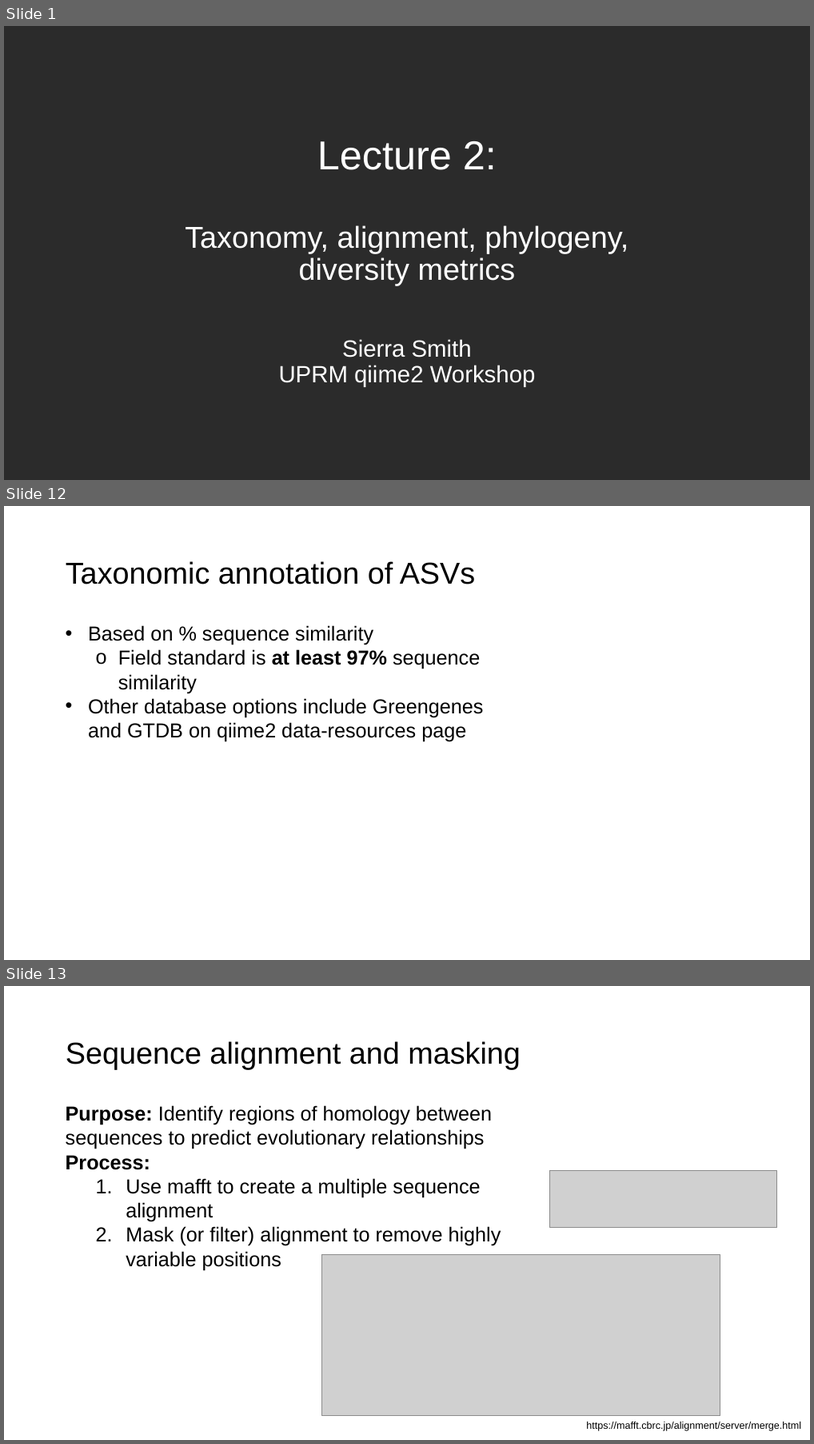
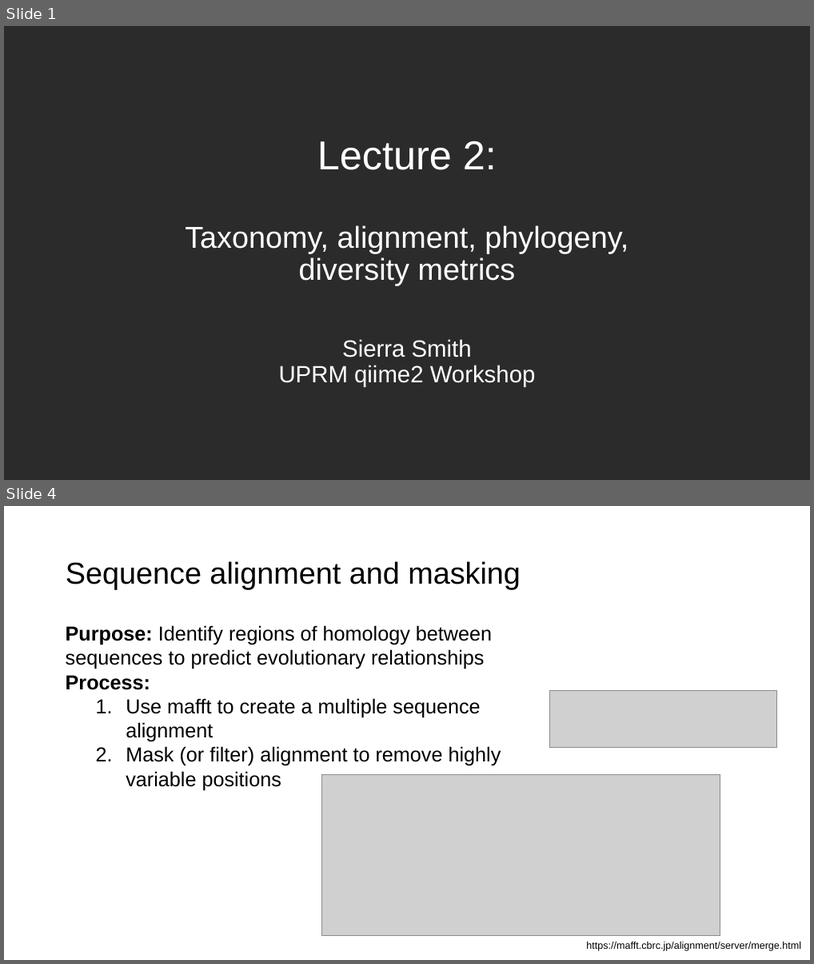
Before and after one commit to sabahzero/UPRM_QIIME2workshop, a slide deck: lectures/Lecture2_Smith.pptx. Shown one above the other, each under a label of ours: slides 1, 12 and 13 before the commit, slides 1 and 4 after it; the slides between them are not shown. The pictures are 814x1444 and 814x964 pixels, drawn with LibreOffice and Linux fonts; fonts in the diff are those of the drawing; grey boxes stand for pictures; background and template pictures are left out; a plain dark background stands for a picture behind light text. Boxes give left, top, right and bottom in pixels: in the first picture for what was removed or moved away, otherwise in the second. Text is boxed around its words. In the diff, an @@ line names an element or a change of style, - is before the commit and + after.

```diff
--- a/lectures/Lecture2_Smith.pptx
+++ b/lectures/Lecture2_Smith.pptx
@@ slide 12 removed at [4,506,810,960], background #FFFFFF @@
@@ title removed at [66,561,475,584] @@
-Taxonomic annotation of ASVs
@@ text removed at [88,625,484,742] @@
-• Based on % sequence similarity
-  o Field standard is at least 97% sequence similarity
-• Other database options include Greengenes and GTDB on qiime2 data-resources page
@@ what was slide 13 is now slide 4 @@
```
Also in this commit, not shown: 1 slide changed, 3 slides added, 9 other slides removed.
